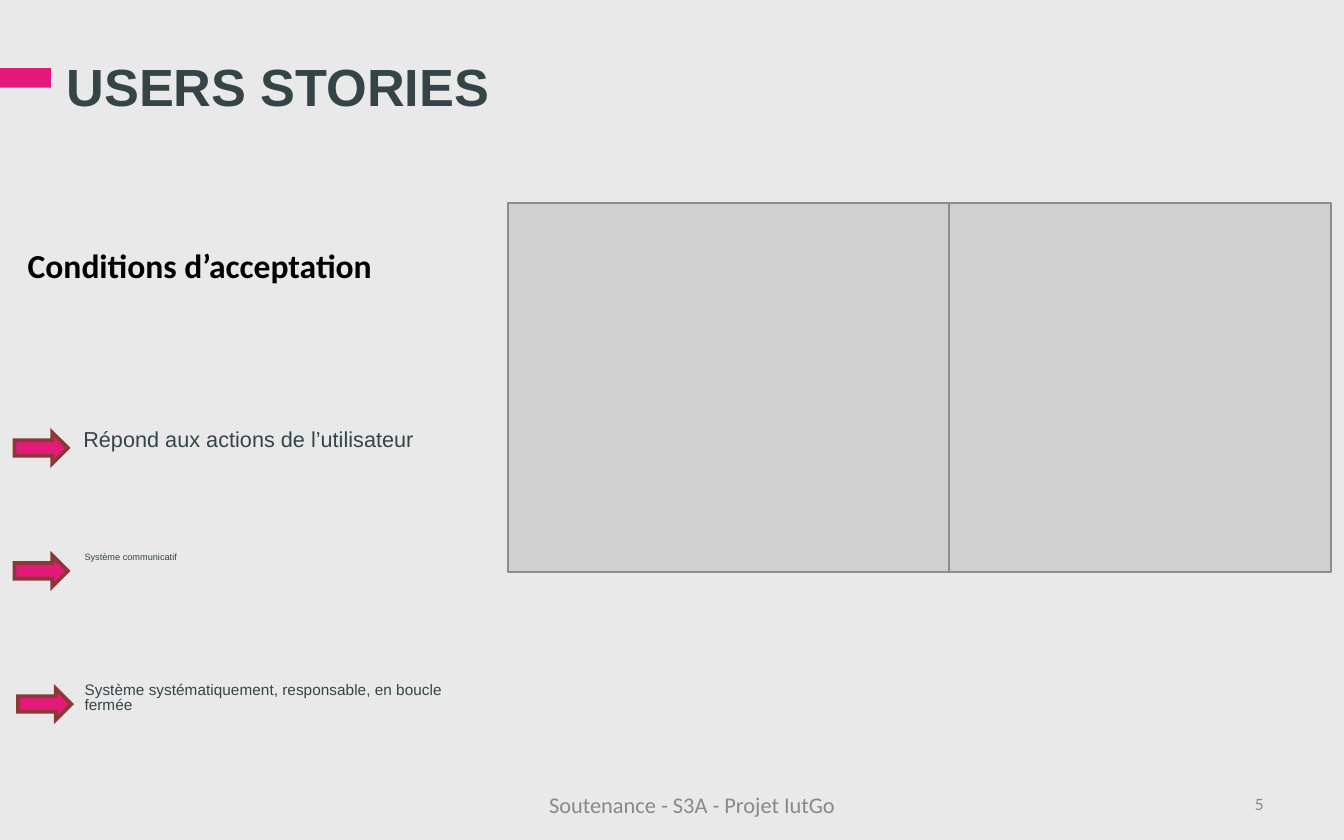
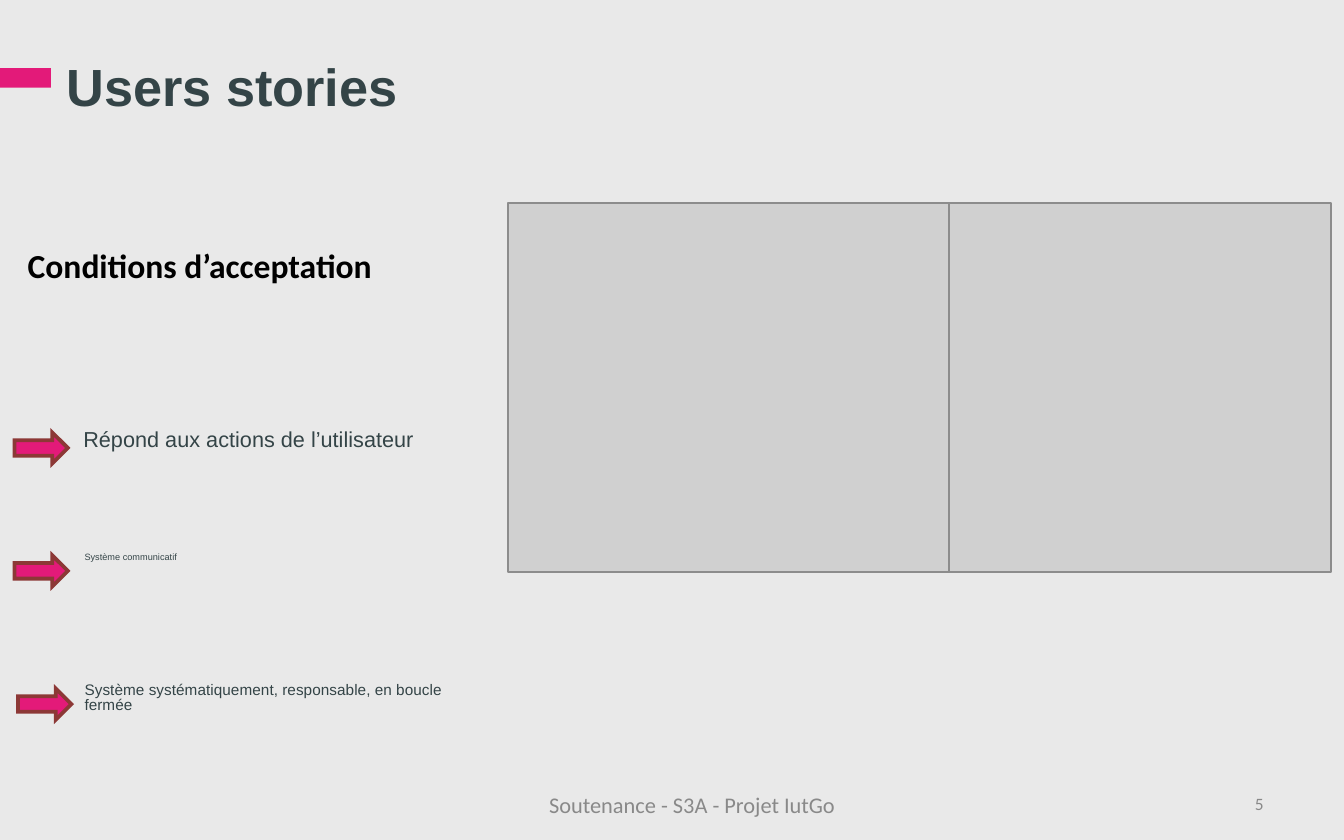
Before and after one commit to iuts3a/IUTGo, a slide deck: slide 5 of Soutenance/Soutenance-IutGo.ppt. Drawn at 1344x840 pixels with LibreOffice and Linux fonts; fonts in the diff are those of the drawing; grey boxes stand for pictures; background and template pictures are left out. Boxes give left, top, right and bottom in pixels: in the first picture for what was removed or moved away, otherwise in the second. Text is boxed around its words. In the diff, an @@ line names an element or a change of style, - is before the commit and + after.

```diff
--- a/Soutenance/Soutenance-IutGo.ppt
+++ b/Soutenance/Soutenance-IutGo.ppt
@@ title at (67,68,397,107): text changed @@
-USERS STORIES
+Users stories
```
Also in this commit, not shown: 9 other slides changed, 3 other files.
